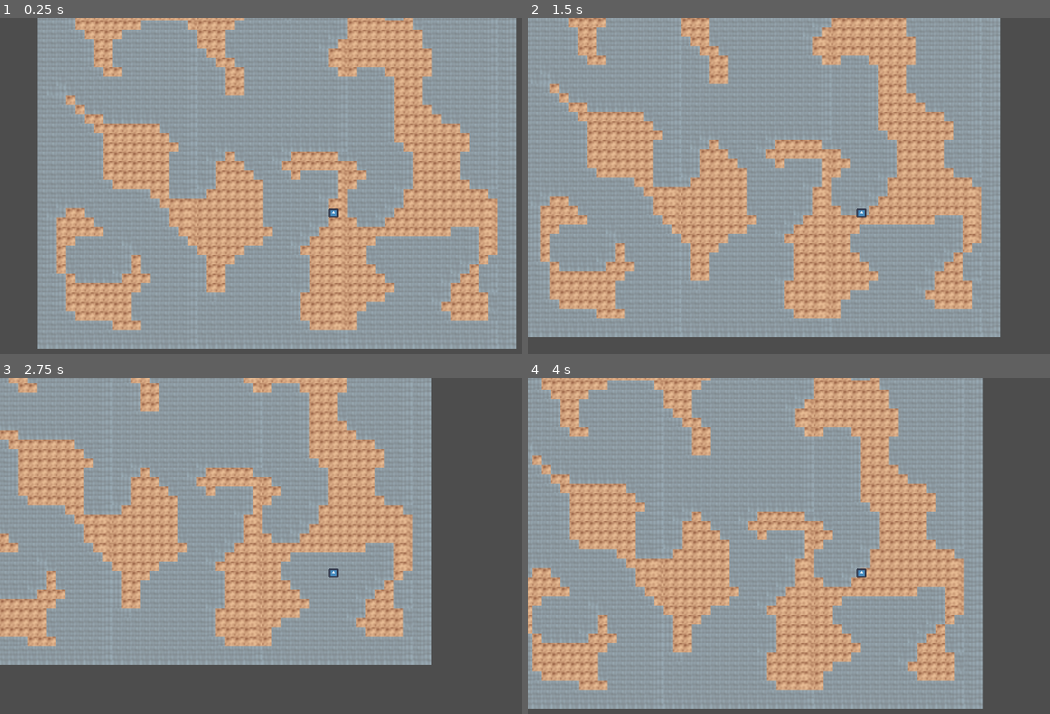
Above: before the commit, frames 1-4 (two rows, left to right).
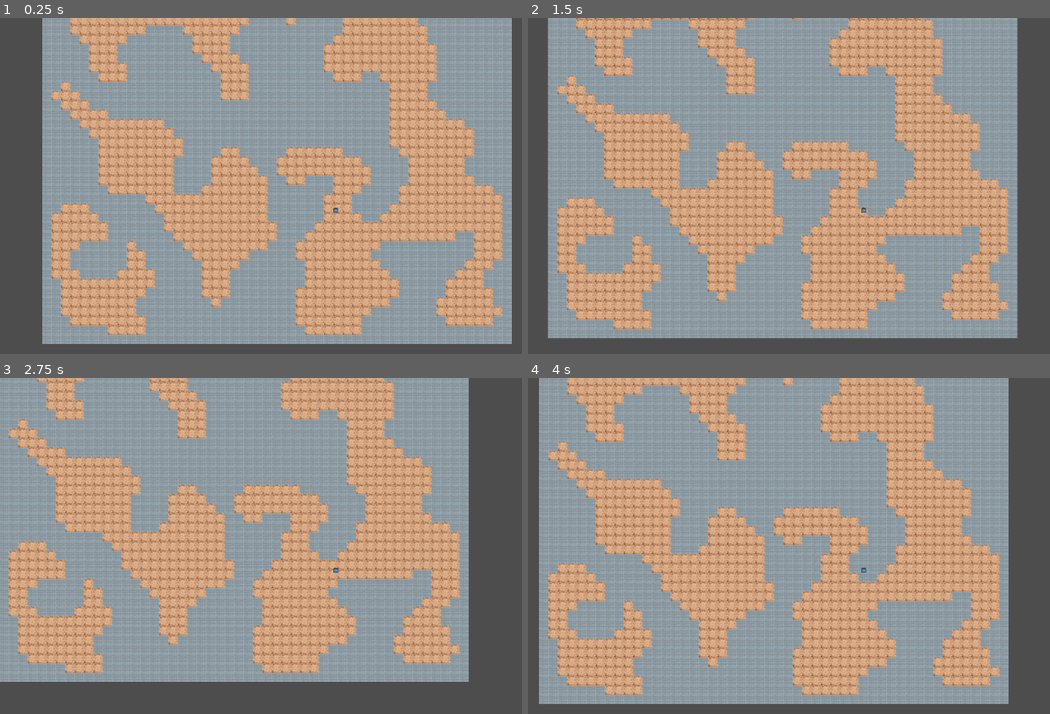
Above: after the commit, the same moments.

Repository: serviux/MysteryDungeon
Game: Godot game, scene res://main.tscn
Same seed, same stepped clock (60 frames per second), same inputs: the game is played once before the commit and once after it. The engine's default icon, where the game draws it, is replaced by a stand-in: a white triangle on a blue panel in a dark square.
Inputs:
- Up to frame 1 (0.25 s): no input
- Up to frame 2 (1.5 s): tap Enter at 0.5 s; hold D (move_right) 0.53-1.28 s; hold S (move_down) from 1.28 s (still down)
- Up to frame 3 (2.75 s): release S (move_down) at 2.03 s; hold D (move_right) from 2.03 s (still down)
- Up to frame 4 (4 s): release D (move_right) at 2.78 s; hold W (move_up) 2.78-3.53 s; hold A (move_left) from 3.53 s (still down)

The runs differ from the first frame. In frame 1, 26% of the frame differs, in the area x 7-100%, y 0-99%; in frame 2, 37%; in frame 3, 49%, in the area x 0-90%, y 0-91%; in frame 4, 49%.

Commit message:
renaming/refactoring

Diff:
--- a/Assets/main.tres
+++ b/Assets/main.tres
@@ -12,4 +12,5 @@
 2:0/0 = 0
 
 [resource]
+tile_size = Vector2i(32, 32)
 sources/0 = SubResource("TileSetAtlasSource_piej5")
--- a/Scenes/Floor/FloorScene.tscn
+++ b/Scenes/Floor/FloorScene.tscn
@@ -6,6 +6,7 @@
 
 [node name="Ground" type="TileMapLayer" parent="."]
 tile_set = ExtResource("1_p02iy")
+rendering_quadrant_size = 256
 
 [node name="Walls" type="TileMapLayer" parent="."]
 tile_set = ExtResource("1_p02iy")
--- a/Scenes/Player/character_body_2d.tscn
+++ b/Scenes/Player/character_body_2d.tscn
@@ -20,3 +20,4 @@
 texture = ExtResource("2_s8563")
 
 [node name="Camera2D" type="Camera2D" parent="."]
+zoom = Vector2(0.5, 0.5)
--- a/Scripts/Floor/MapGeneration.gd
+++ b/Scripts/Floor/MapGeneration.gd
@@ -22,8 +22,8 @@
 
 var walkable_coords:Array = []
 var player:Player
-var floor
-var layers
+var tile_map
+var tile_map_layers
 
 
 
@@ -33,9 +33,9 @@
 
 ##sets the seed for the pseudo-random number generator by getting a hashing the current system time or the provided seed string from user
 func _ready():
-	floor = DEFAULT_FLOOR.instantiate()
-	add_child(floor)
-	layers = floor.get_children()
+	tile_map = DEFAULT_FLOOR.instantiate()
+	add_child(tile_map)
+	tile_map_layers = tile_map.get_children()
 	pseudo_random = RandomNumberGenerator.new()
 	if use_random_seed:
 		var seed_string = Time.get_datetime_string_from_system()
@@ -63,7 +63,6 @@
 	_fill_border()
 
 	_fill_tiles()
-	#set stairs to next floor
 
 	_find_ground_tiles()
 
@@ -102,7 +101,7 @@
 				walkable_coords.append(coords)
 
 func _fill_tiles():
-	var start_pos = layers[0].local_to_map(Vector2.ZERO)
+	start_pos = tile_map_layers[0].local_to_map(Vector2.ZERO)
 	for x in width:
 		for y in height:
 			var tile_idx = map[x][y]
@@ -116,29 +115,30 @@
 
 			match tile_type:
 				CONSTANTS.GROUND:
-					layers[CONSTANTS.TILE_IDX.GROUND].set_cell(coords,0,tile_type,0)
+					tile_map_layers[CONSTANTS.TILE_IDX.GROUND].set_cell(coords,0,CONSTANTS.GROUND,0)
 				CONSTANTS.WALL:
-					layers[CONSTANTS.TILE_IDX.WALL].set_cell(coords,0,tile_type,0)
+					tile_map_layers[CONSTANTS.TILE_IDX.WALL].set_cell(coords,0,CONSTANTS.WALL,0)
 				CONSTANTS.FLUID:
-					layers[CONSTANTS.TILE_IDX.FLUID].set_cell(coords,0,tile_type,0)
+					tile_map_layers[CONSTANTS.TILE_IDX.FLUID].set_cell(coords,0,CONSTANTS.FLUID,0)
 
 func _set_end_point():
 	print("setting end point to.....")
 
-	var end_pos = _get_random_point()
+	end_pos = _get_random_point()
 	map[end_pos.x][end_pos.y] = CONSTANTS.TILE_IDX.TRAP
 
 	print("Endpoint(x: %s, y: %s)" %[end_pos.x, end_pos.y])
 
-	var trap_layer = layers[CONSTANTS.TILE_IDX.TRAP]
+	var trap_layer = tile_map_layers[CONSTANTS.TILE_IDX.TRAP]
 	trap_layer.set_cell(end_pos,0, CONSTANTS.STAIRS, 0)
+	print("it worked")
 
 
 func set_start_point(forced_position:Vector2i = Vector2i(-1,-1)):
 	print("setting start point to.....")
 
 	var world_pos
-	var ground_layer = layers[CONSTANTS.TILE_IDX.GROUND]
+	var ground_layer = tile_map_layers[CONSTANTS.TILE_IDX.GROUND]
 
 	if forced_position > Vector2i.ZERO:
 		world_pos = forced_position
